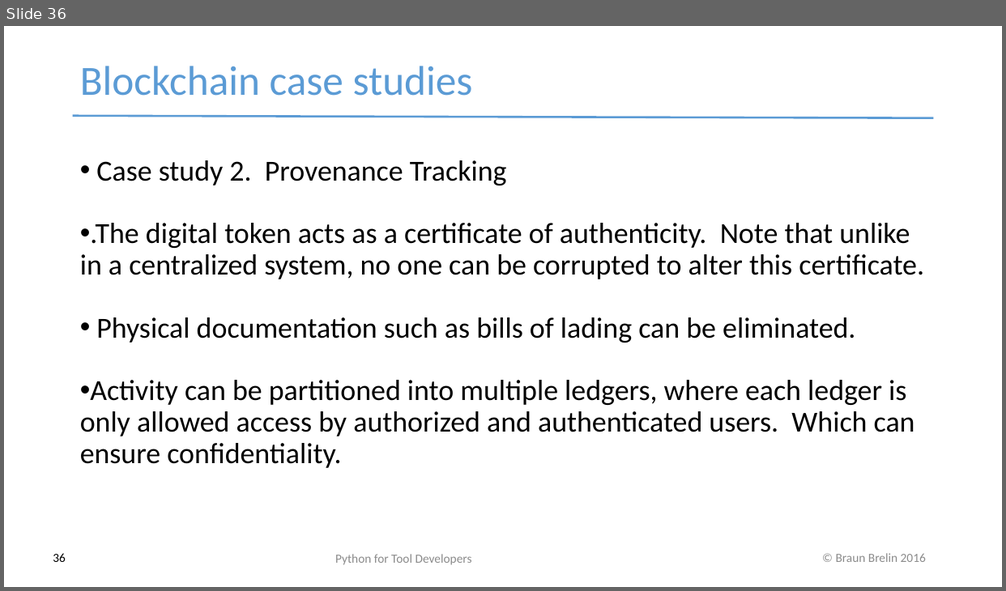
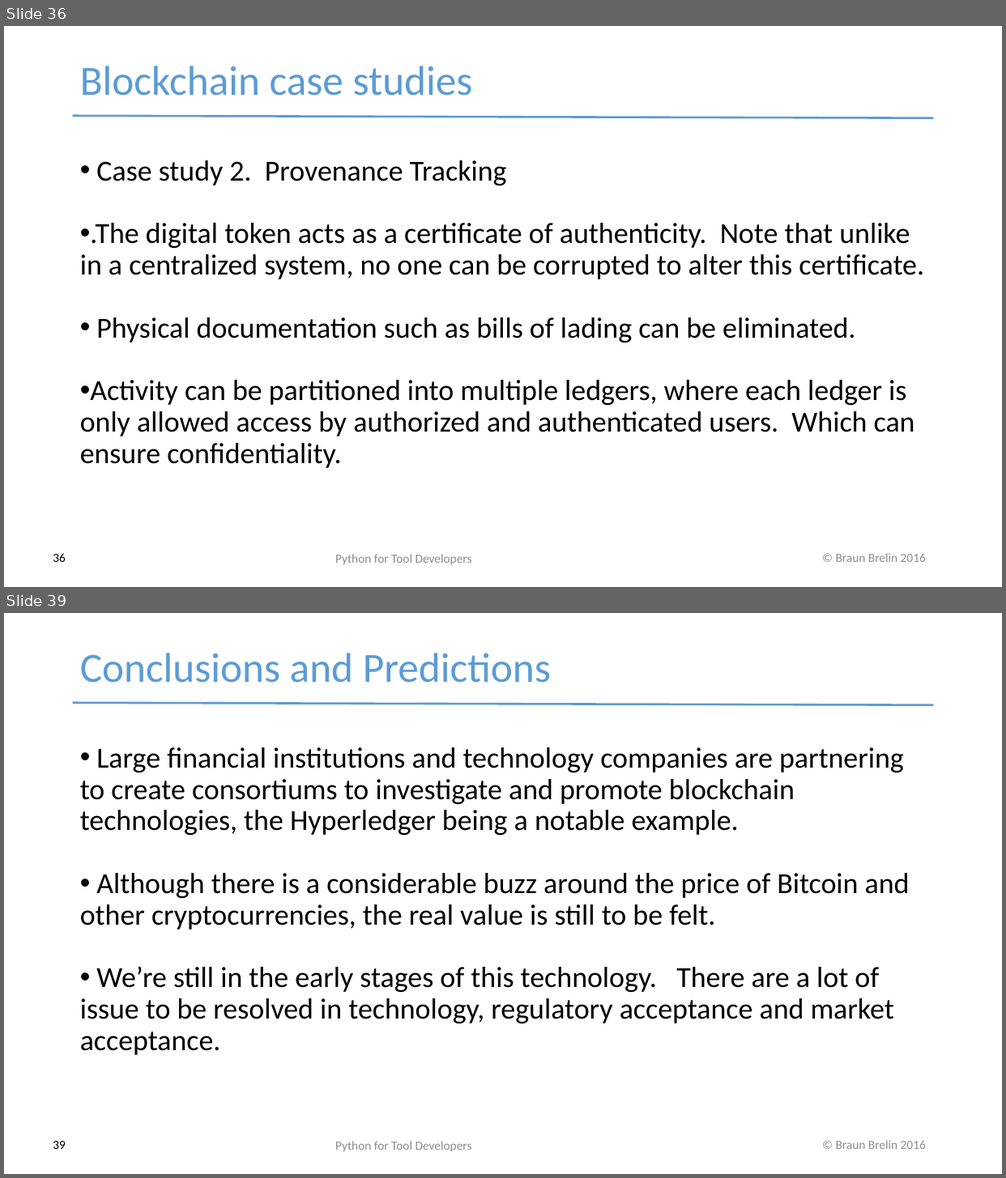
Before and after one commit to redmage123/btc-introductory-workshop, a slide deck: docs/Blockchain workshop v0.1.pptx. Shown one above the other, each under a label of ours: slide 36 before the commit, slides 36 and 39 after it; the slides between them are not shown. The pictures are 1006x591 and 1006x1178 pixels, drawn with LibreOffice and Linux fonts; fonts in the diff are those of the drawing. Boxes give left, top, right and bottom in pixels: in the first picture for what was removed or moved away, otherwise in the second. Text is boxed around its words. In the diff, an @@ line names an element or a change of style, - is before the commit and + after.

```diff
--- a/docs/Blockchain workshop v0.1.pptx
+++ b/docs/Blockchain workshop v0.1.pptx
@@ slide 39 added at box(4, 613, 1002, 1174), background #FFFFFF; not listed: 2 template elements that a slide beside it also shows @@
@@ text added at box(80, 653, 551, 683), 40 pt, text #5B9BD5 @@
+Conclusions and Predictions
@@ text added at box(80, 747, 910, 1055), 28 pt, text #000000 @@
+• Large financial institutions and technology companies are partnering to create consortiums to investigate and promote blockchain technologies, the Hyperledger being a notable example.
+• Although there is a considerable buzz around the price of Bitcoin and other cryptocurrencies, the real value is still to be felt.
+• We’re still in the early stages of this technology. There are a lot of issue to be resolved in technology, regulatory acceptance and market acceptance.
@@ page number added at box(53, 1141, 66, 1149), 12 pt, text #000000 @@
+39
@@ text added at box(335, 1141, 472, 1152), 12 pt, text #8B8B8B @@
+Python for Tool Developers
```
Also in this commit, not shown: 4 other slides added.
